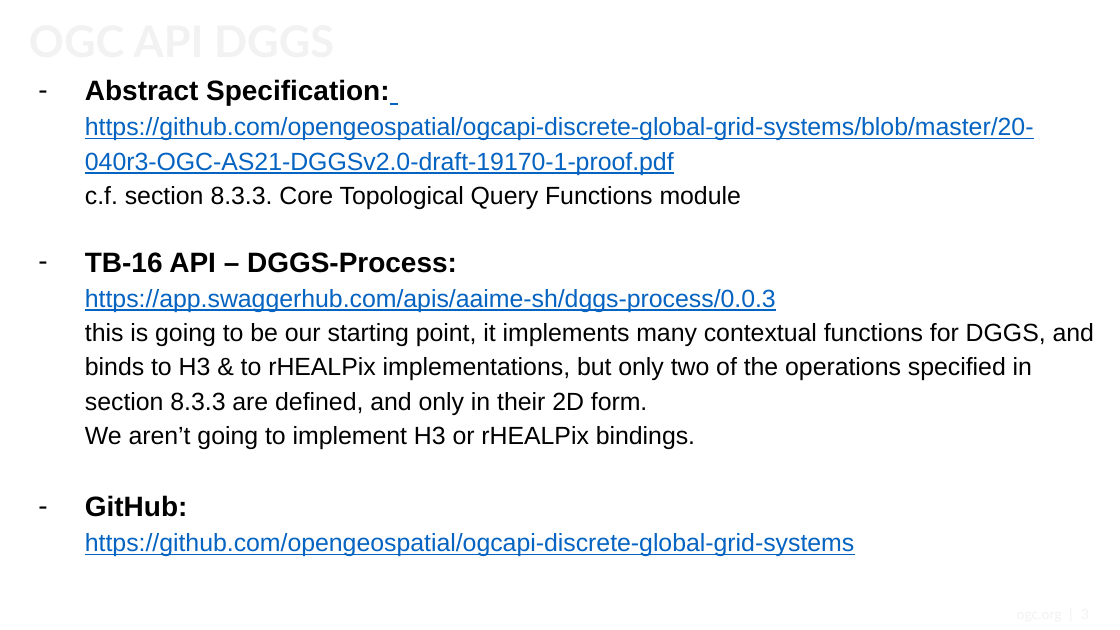
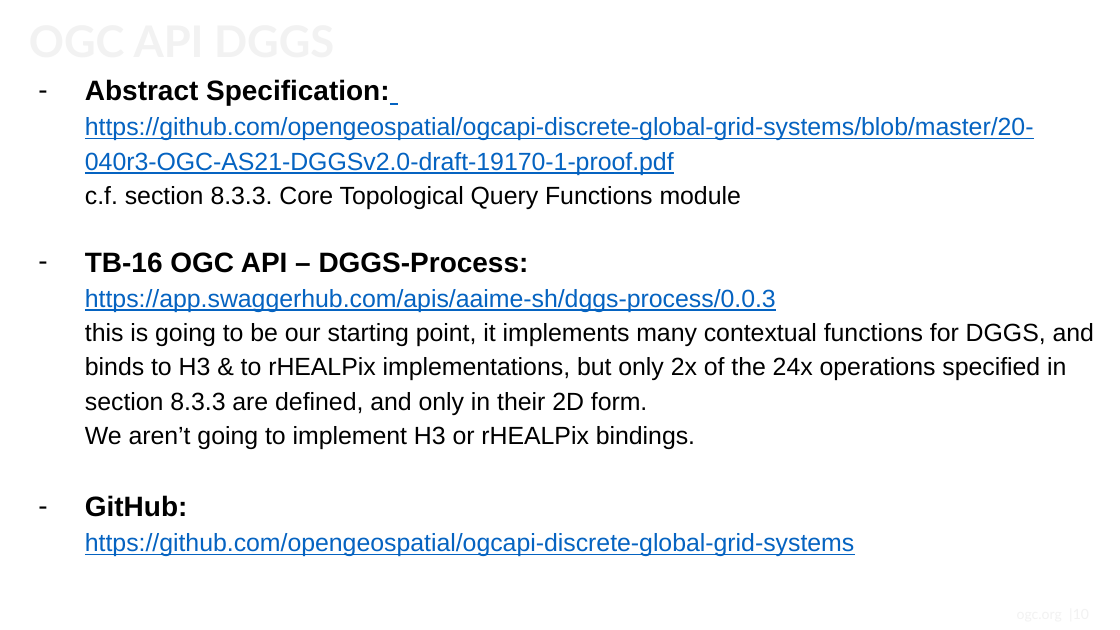
Before and after one commit to metanorma/developer-track, a slide deck: slide 10 of Presentations/20210616_Event/OGC-API-DGGS-overview-slides.pptx (slide 3 before the commit). Drawn at 1120x630 pixels with LibreOffice and Linux fonts; fonts in the diff are those of the drawing; background and template pictures are left out. Boxes give left, top, right and bottom in pixels: in the first picture for what was removed or moved away, otherwise in the second. Text is boxed around its words. In the diff, an @@ line names an element or a change of style, - is before the commit and + after.

Commit message:
Updated OGC-API-DGGS-overview-slides.pptx
Added introductory section.

```diff
--- a/Presentations/20210616_Event/OGC-API-DGGS-overview-slides.pptx
+++ b/Presentations/20210616_Event/OGC-API-DGGS-overview-slides.pptx
@@ text at (85,252,1094,449): text changed @@
-– TB-16 API – DGGS-Process:
-  https://app.swaggerhub.com/apis/aaime-sh/dggs-process/0.0.3
-  this is going to be our starting point, it implements many contextual functions for DGGS, and binds to H3 & to rHEALPix implementations, but only two of the operations specified in section 8.3.3 are defined, and only in their 2D form.
-  We aren’t going to implement H3 or rHEALPix bindings.
+– TB-16 OGC API – DGGS-Process:
+  https://app.swaggerhub.com/apis/aaime-sh/dggs-process/0.0.3
+  this is going to be our starting point, it implements many contextual functions for DGGS, and binds to H3 & to rHEALPix implementations, but only 2x of the 24x operations specified in section 8.3.3 are defined, and only in their 2D form.
+  We aren’t going to implement H3 or rHEALPix bindings.
```
Also in this commit, not shown: 7 other slides changed, 7 slides added.
